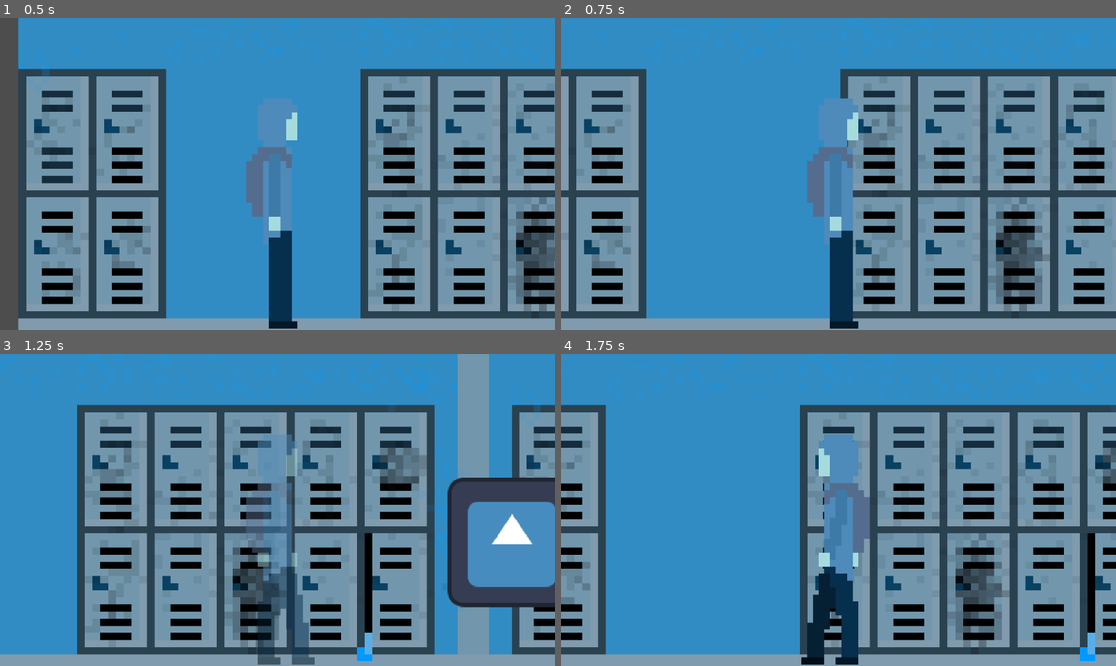
Above: before the commit, frames 1-4 (two rows, left to right).
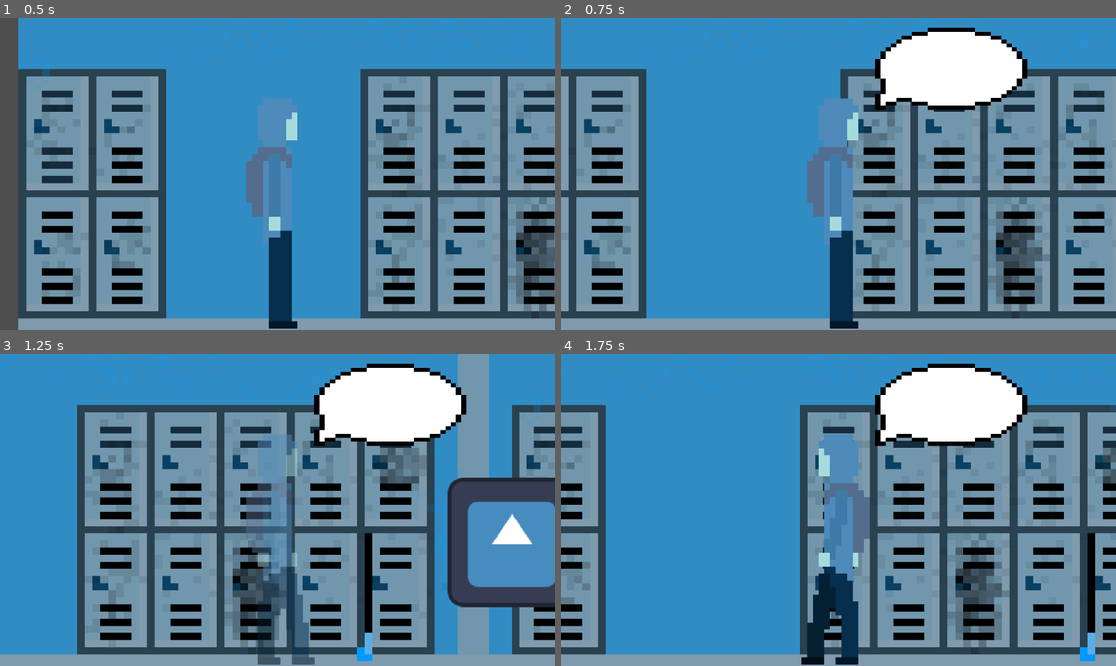
Above: after the commit, the same moments.

Repository: DragonNestKing1/Silent-Shifts
Game: Godot game, scene res://game.tscn
The game is run twice, just before and just after one commit, with the same random seed, the same clock (stepped at 60 frames per second) and the same inputs. The engine's default icon, where the game draws it, is replaced by a stand-in: a white triangle on a blue panel in a dark square.
Inputs:
- Up to frame 1 (0.5 s): no input
- Up to frame 2 (0.75 s): tap Enter at 0.5 s; hold D (right) from 0.53 s (still down); tap E (interact) at 0.6 s
- Up to frame 3 (1.25 s): keep holding D (right); tap Space (invisibility toggle) at 0.8 s
- Up to frame 4 (1.75 s): release D (right) at 1.28 s; hold A (left) from 1.28 s (still down); tap Space (invisibility toggle) at 1.35 s; tap E (interact) at 1.55 s

Frame 1 is identical in both runs. In frame 2, 5.9% of the frame differs, in the area x 56-85%, y 3-30%; in frame 3, 5.9%; in frame 4, 5.9%.

Commit message:
Silent Shifts Talking Update 1
There is now a chat bubble that pops up when an entity is in range and the button "e" is pressed.

Diff:
--- a/CharacterBody2D.gd
+++ b/CharacterBody2D.gd
@@ -1,34 +1,54 @@
 extends CharacterBody2D
 
+var code_work = true
+var talking_range = false
 @export var speed = 400
+
+
 
 func movement():
 	var input_direction = Input.get_vector("left", "right", "up", "down")
 	velocity = input_direction * speed
 
 	if velocity.x == 0 and velocity.y == 0:
-		$Icon2.play("idle")
+		$Character.play("idle")
 	else:
 		if velocity.x > 0:
-			$Icon2.play("walk")
-			$Icon2.flip_h = false
+			$Character.play("walk")
+			$Character.flip_h = false
 		elif velocity.x < 0:
-			$Icon2.play("walk")
-			$Icon2.flip_h = true
+			$Character.play("walk")
+			$Character.flip_h = true
 
 func invisibility():
 	var invis_button = Input.is_action_just_pressed("invisibility toggle")
 
 	if invis_button:
-		if get_node("Icon2").modulate.a == 1:
-			get_node("Icon2").modulate.a = 0.5
+		if get_node("Character").modulate.a == 1:
+			get_node("Character").modulate.a = 0.5
 			$CollisionShape2D2.set_deferred("disabled", true)
-		elif get_node("Icon2").modulate.a == 0.5:
-			get_node("Icon2").modulate.a = 1
+		elif get_node("Character").modulate.a == 0.5:
+			get_node("Character").modulate.a = 1
 			$CollisionShape2D2.set_deferred("disabled", false)
-var code_work = true
 
-func _physics_process(delta):
+func conversation():
+	# use body_entered and body_exited to make a true/false in movement.
+	# use the if true with is_action_just_pressed "interact".
+	# add short dialogue in game, maybe becomes more bubbly with more interactions.
+	if talking_range and Input.is_action_just_pressed("interact"):
+		get_node("Chatbubble").set_visible(true)
+
+
+func _physics_process(_delta):
 	movement()
 	move_and_slide()
 	invisibility()
+	conversation()
+
+
+func body_entered(_body):
+	talking_range = true
+
+
+func body_exited(_body):
+	talking_range = false
--- a/character.tscn
+++ b/character.tscn
@@ -1,6 +1,7 @@
-[gd_scene load_steps=10 format=3 uid="uid://b5fv402jfajl8"]
+[gd_scene load_steps=12 format=3 uid="uid://b5fv402jfajl8"]
 
 [ext_resource type="Script" path="res://CharacterBody2D.gd" id="1_xrbev"]
+[ext_resource type="Texture2D" uid="uid://ruf3mdiv6m8j" path="res://chatbubble.png" id="3_gudef"]
 [ext_resource type="Texture2D" uid="uid://x3agjiaej787" path="res://pixilart-sprite.png" id="3_yexk2"]
 
 [sub_resource type="RectangleShape2D" id="RectangleShape2D_lpt7e"]
@@ -54,6 +55,9 @@
 "speed": 5.0
 }]
 
+[sub_resource type="RectangleShape2D" id="RectangleShape2D_ijir1"]
+size = Vector2(160, 20)
+
 [node name="CharacterBody2D" type="CharacterBody2D"]
 motion_mode = 1
 script = ExtResource("1_xrbev")
@@ -65,7 +69,36 @@
 [node name="CollisionShape2D2" type="CollisionShape2D" parent="."]
 shape = SubResource("RectangleShape2D_lpt7e")
 
-[node name="Icon2" type="AnimatedSprite2D" parent="."]
+[node name="Character" type="AnimatedSprite2D" parent="."]
 scale = Vector2(5.62, 6.9)
 sprite_frames = SubResource("SpriteFrames_2pvw3")
 animation = &"idle"
+
+[node name="TalkCollision" type="Area2D" parent="."]
+
+[node name="CollisionShape2D" type="CollisionShape2D" parent="TalkCollision"]
+position = Vector2(48, -32)
+shape = SubResource("RectangleShape2D_ijir1")
+
+[node name="Chatbubble" type="Sprite2D" parent="."]
+visible = false
+position = Vector2(114.125, -134.125)
+scale = Vector2(5.19167, 3.85833)
+texture = ExtResource("3_gudef")
+
+[node name="RichTextLabel" type="RichTextLabel" parent="Chatbubble"]
+anchors_preset = -1
+anchor_left = 0.178
+anchor_top = 0.276
+anchor_right = 0.178
+anchor_bottom = 0.276
+offset_left = -14.9949
+offset_top = -14.9863
+offset_right = 4.0051
+offset_bottom = 2.01374
+size_flags_horizontal = 0
+autowrap_mode = 0
+metadata/_edit_use_anchors_ = true
+
+[connection signal="body_entered" from="TalkCollision" to="." method="body_entered"]
+[connection signal="body_exited" from="TalkCollision" to="." method="body_exited"]
Binary file added: chatbubble.png
Not shown, added: chatbubble.png.import
